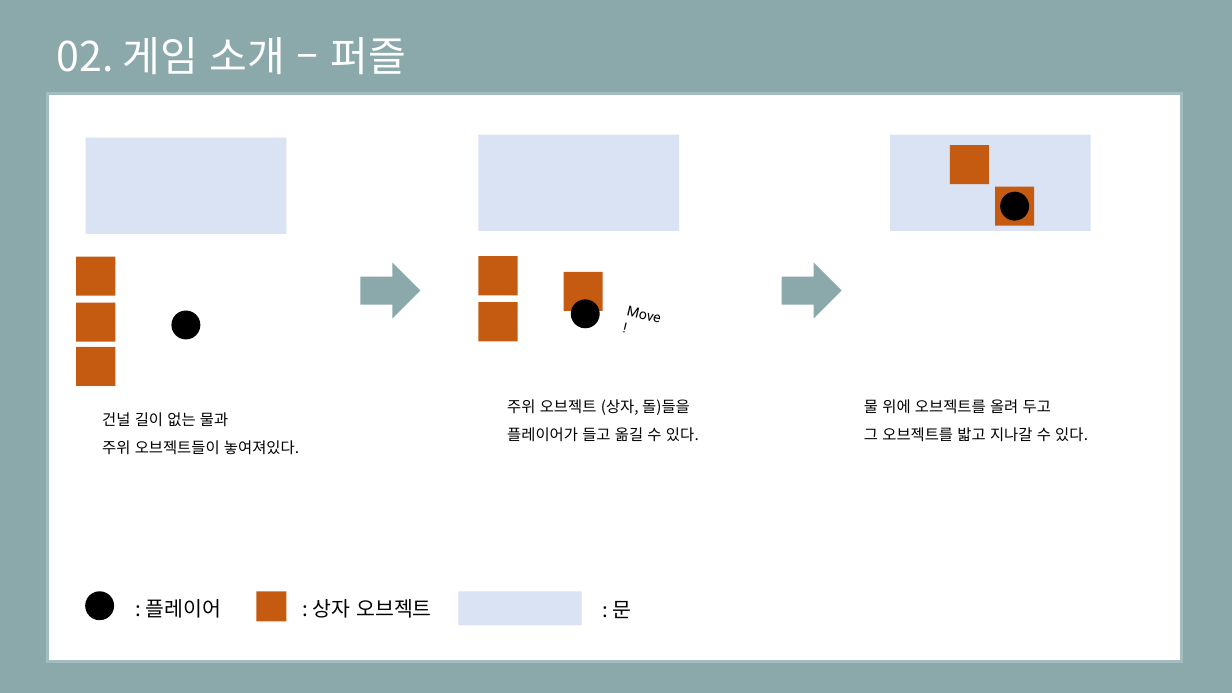
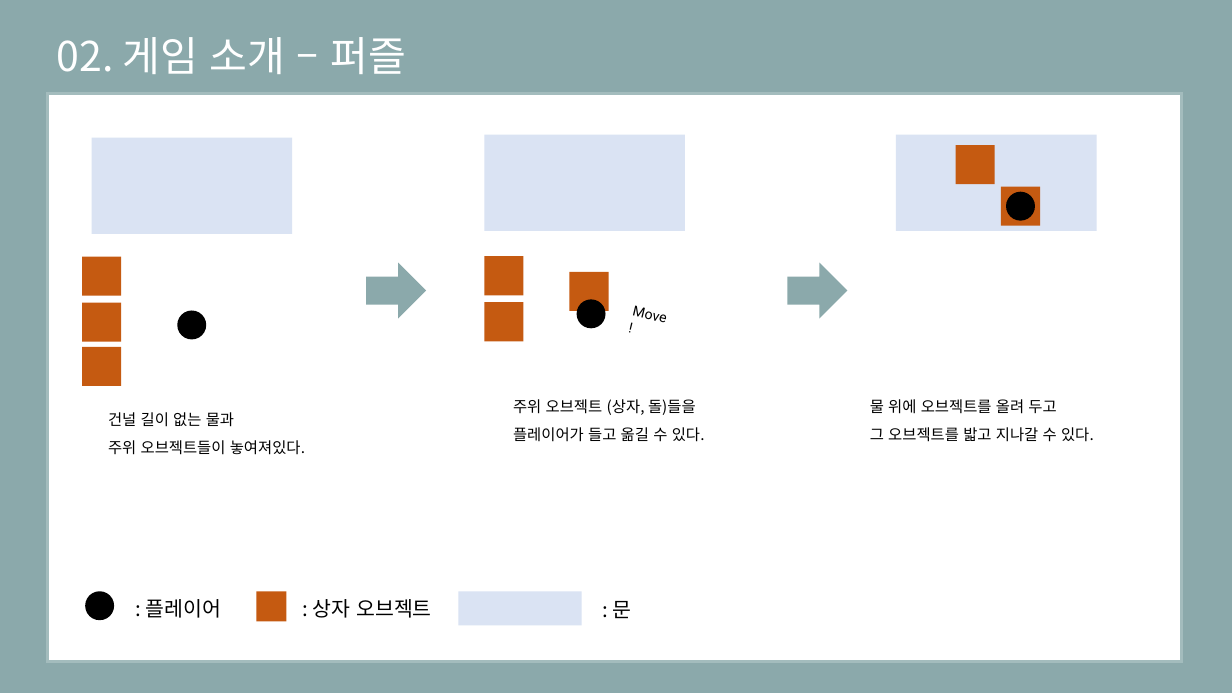
Before and after one commit to eunjiyun/Graduation_Work, a slide deck: slide 13 of Game_Design/2019184003 김 선아 장르 제안서.pptx (slide 12 before the commit). Drawn at 1232x693 pixels with LibreOffice and Linux fonts; fonts in the diff are those of the drawing. Boxes give left, top, right and bottom in pixels: in the first picture for what was removed or moved away, otherwise in the second. Text is boxed around its words. In the diff, an @@ line names an element or a change of style, - is before the commit and + after.

```diff
--- a/Game_Design/2019184003 김 선아 장르 제안서.pptx
+++ b/Game_Design/2019184003 김 선아 장르 제안서.pptx
@@ 11 rectangles, 4 texts, 3 ellipses, 2 right arrows: place and size @@
-11 rectangles, 4 texts, 3 ellipses, 2 right arrows at box(77, 135, 1091, 455)
+11 rectangles, 4 texts, 3 ellipses, 2 right arrows at box(82, 135, 1097, 455)
```
Also in this commit, not shown: 6 other slides changed, 1 slide added.
